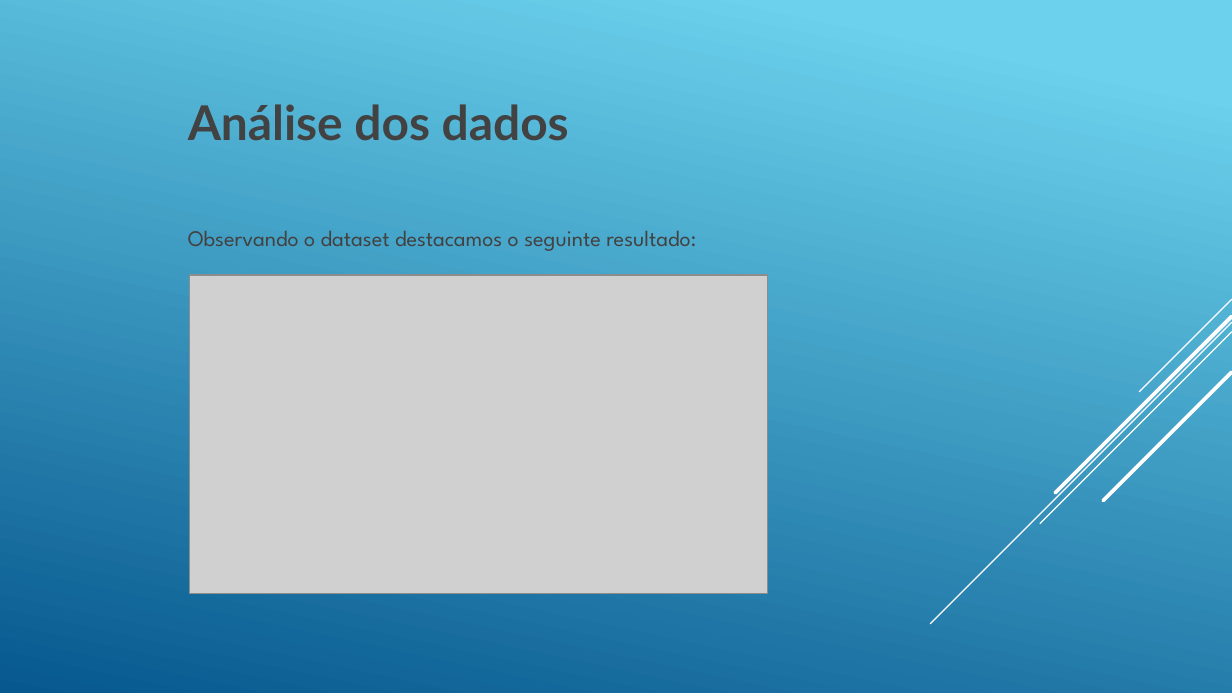
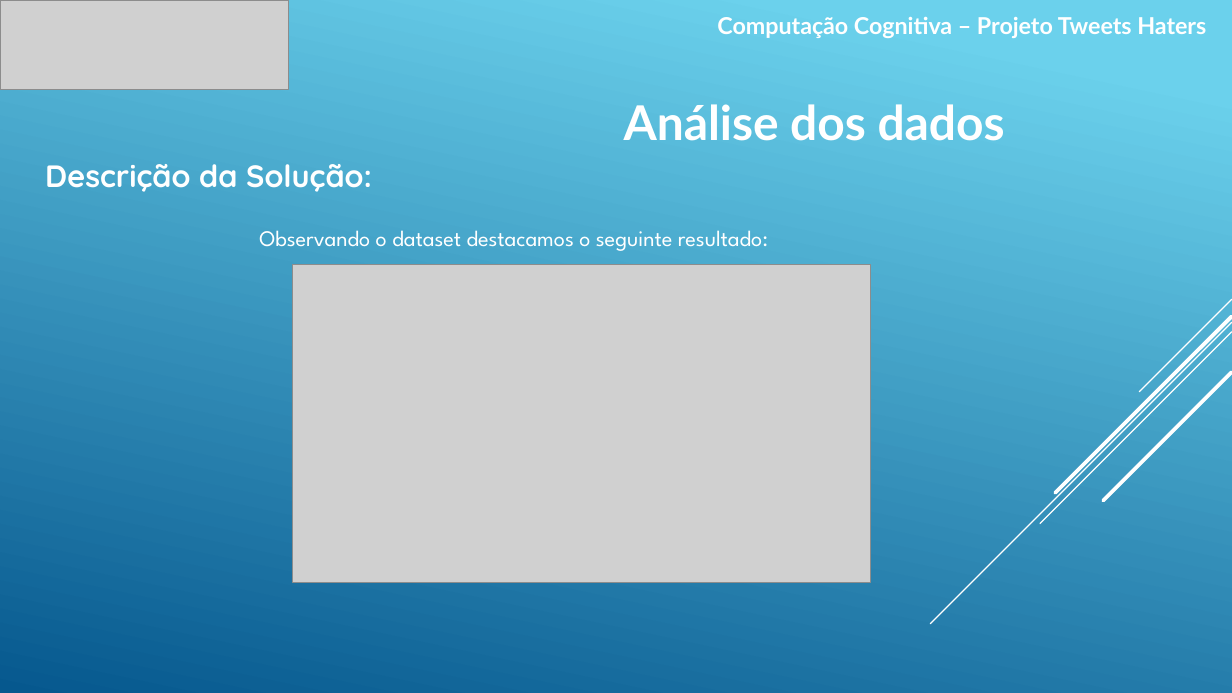
Before and after one commit to gabrielscalione/FaculdadeImpacta, a slide deck: slide 4 of BancoDados/4_Semestre/ComputacaoCognitiva/ACs/PROJETO/Mineração de Texto.pptx (slide 2 before the commit). Drawn at 1232x693 pixels with LibreOffice and Linux fonts; fonts in the diff are those of the drawing; grey boxes stand for pictures. Boxes give left, top, right and bottom in pixels: in the first picture for what was removed or moved away, otherwise in the second. Text is boxed around its words. In the diff, an @@ line names an element or a change of style, - is before the commit and + after.

```diff
--- a/BancoDados/4_Semestre/ComputacaoCognitiva/ACs/PROJETO/Mineração de Texto.pptx
+++ b/BancoDados/4_Semestre/ComputacaoCognitiva/ACs/PROJETO/Mineração de Texto.pptx
@@ picture added at [0, 0, 288, 90] @@
@@ text added at [717, 17, 1206, 38], 13.6 pt, text #FFFFFF, bold @@
+Computação Cognitiva – Projeto Tweets Haters
@@ text "Análise dos dados" at [624, 104, 1005, 141]: text colour #424242 to #FFFFFF @@
@@ text "Análise dos dados": place and size @@
-text "Análise dos dados" at [188, 104, 569, 141]
+text "Análise dos dados" at [624, 104, 1005, 141]
@@ text added at [45, 164, 372, 192], 18 pt, text #FFFFFF, bold @@
+Descrição da Solução:
@@ text "Observando o dataset destacamos o ...": place and size @@
-text "Observando o dataset destacamos o ..." at [188, 230, 696, 251]
+text "Observando o dataset destacamos o ..." at [259, 230, 768, 251]
@@ text "Observando o dataset destacamos o ..." at [259, 230, 768, 251]: text colour #424242 to #FFFFFF @@
@@ picture: place and size @@
-picture at [190, 275, 768, 594]
+picture at [293, 265, 871, 584]
```
Also in this commit, not shown: 3 other slides changed, 2 slides added, 8 other files.
